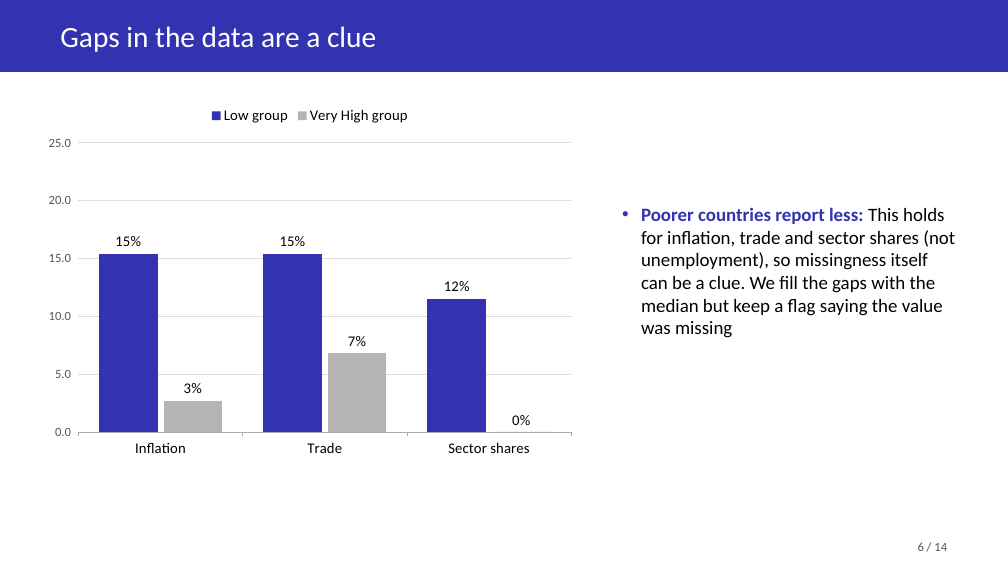
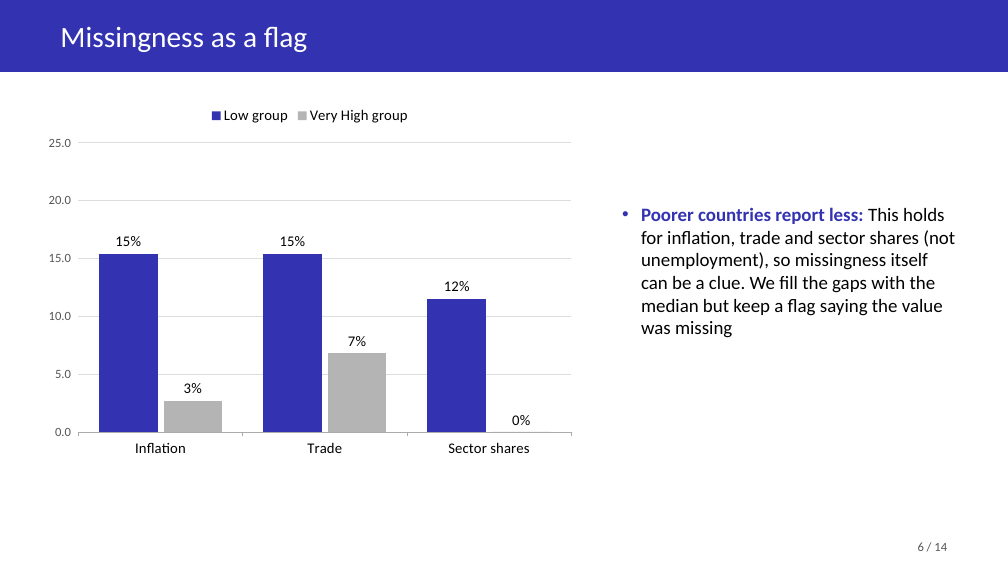
Before and after one commit to Soemon007/DS203_GroupProject, a slide deck: slide 6 of deliverables/DS203_Slides.pptx. Drawn at 1008x567 pixels with LibreOffice and Linux fonts; fonts in the diff are those of the drawing. Boxes give left, top, right and bottom in pixels: in the first picture for what was removed or moved away, otherwise in the second. Text is boxed around its words. In the diff, an @@ line names an element or a change of style, - is before the commit and + after.

```diff
--- a/deliverables/DS203_Slides.pptx
+++ b/deliverables/DS203_Slides.pptx
@@ text at [60, 26, 307, 52]: text changed @@
-Gaps in the data are a clue
+Missingness as a flag
```
Also in this commit, not shown: 6 other slides changed, 1 slide added, 1 slide removed.
